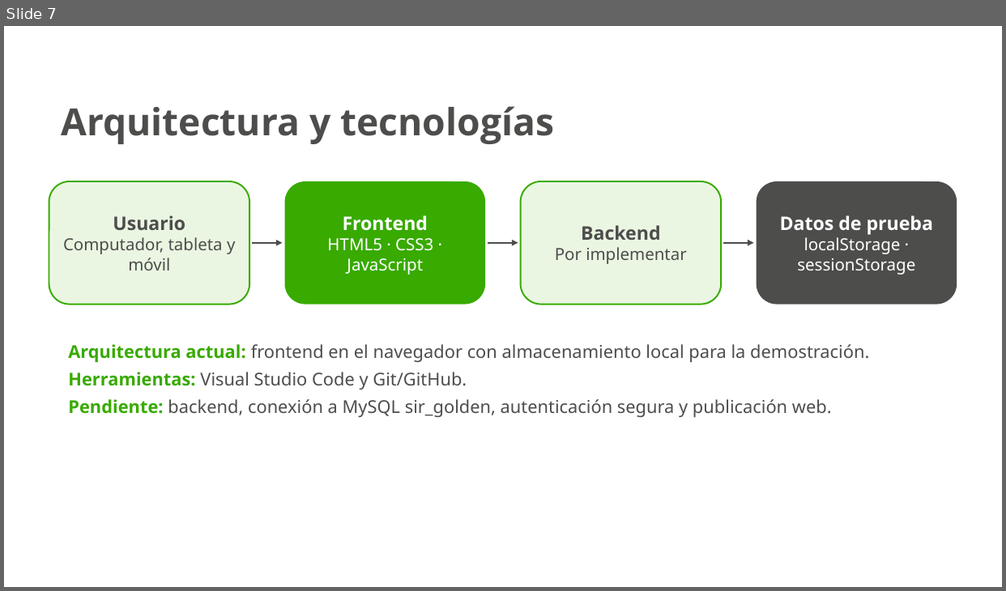
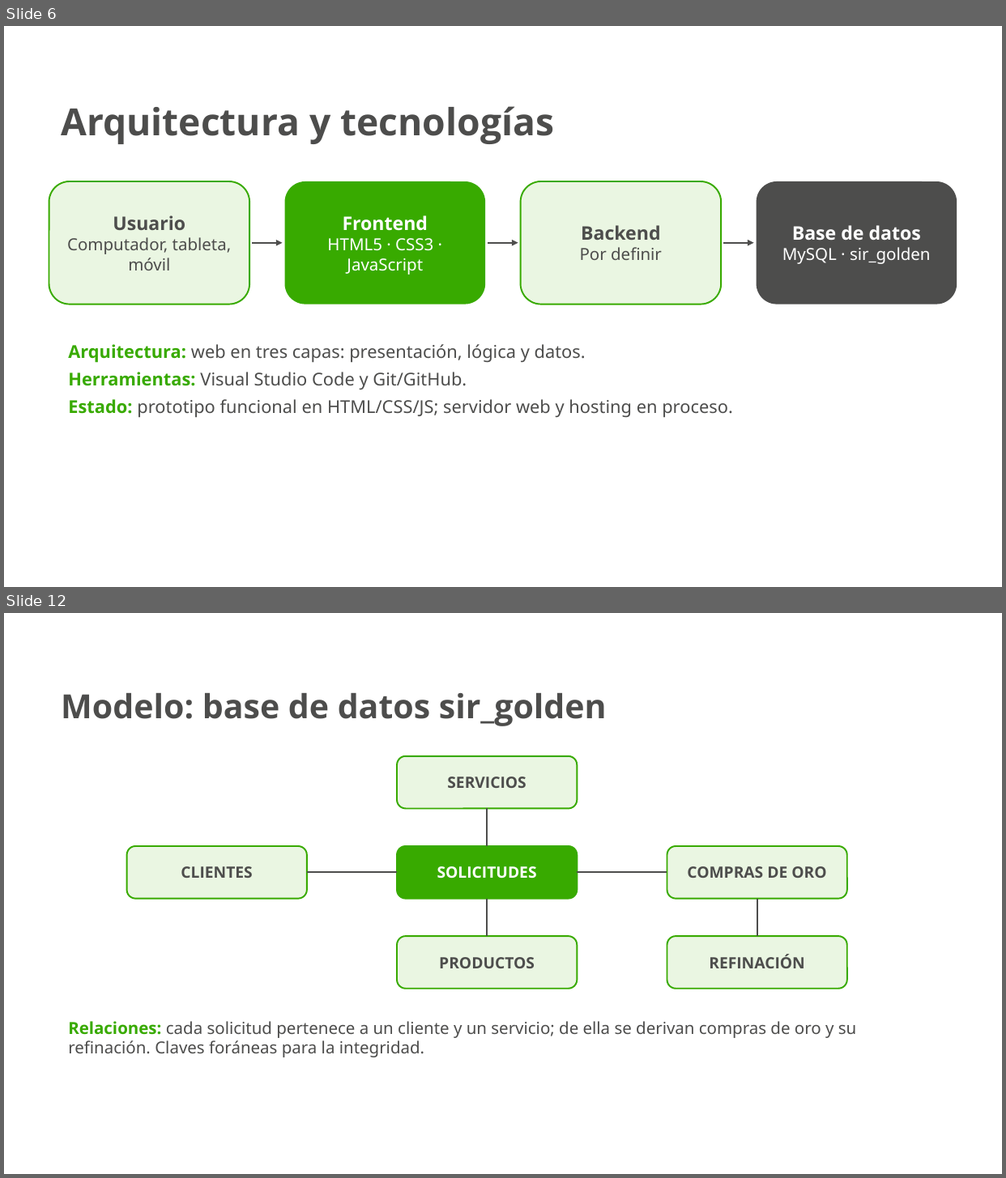
Before and after one commit to JesusArturoRincon21/Proyecto-Sena, a slide deck: docs/presentacion/Yesids_Treasure_Pitch.pptx. Shown one above the other, each under a label of ours: slide 7 before the commit, slides 6 and 12 after it; the slides between them are not shown. The pictures are 1006x591 and 1006x1178 pixels, drawn with LibreOffice and Linux fonts; fonts in the diff are those of the drawing; background and template pictures are left out. Boxes give left, top, right and bottom in pixels: in the first picture for what was removed or moved away, otherwise in the second. Text is boxed around its words. In the diff, an @@ line names an element or a change of style, - is before the commit and + after.

```diff
--- a/docs/presentacion/Yesids_Treasure_Pitch.pptx
+++ b/docs/presentacion/Yesids_Treasure_Pitch.pptx
@@ slide 12 added at [4,613,1002,1174], background picture (left out) @@
@@ text added at [61,693,607,726], 32 pt, text #4D4D4C, bold @@
+Modelo: base de datos sir_golden
@@ rounded rectangle added at [397,756,577,808], fill #EAF6E2, outline #38AA00 1.5 pt, 15 pt, text #4D4D4C, bold @@
+SERVICIOS
@@ line added from (487, 808) to (487, 846), #4D4D4C 1.75 pt @@
@@ rounded rectangle added at [127,846,307,899], fill #EAF6E2, outline #38AA00 1.5 pt, 15 pt, text #4D4D4C, bold @@
+CLIENTES
@@ rounded rectangle added at [397,846,577,899], fill #38AA00, outline #38AA00 1.5 pt, 15 pt, text #FFFFFF, bold @@
+SOLICITUDES
@@ rounded rectangle added at [667,846,848,899], fill #EAF6E2, outline #38AA00 1.5 pt, 15 pt, text #4D4D4C, bold @@
+COMPRAS DE ORO
@@ line added from (307, 873) to (397, 873), #4D4D4C 1.75 pt @@
@@ line added from (577, 873) to (667, 873), #4D4D4C 1.75 pt @@
@@ line added from (487, 899) to (487, 936), #4D4D4C 1.75 pt @@
@@ line added from (757, 899) to (757, 936), #4D4D4C 1.75 pt @@
@@ rounded rectangle added at [397,936,577,989], fill #EAF6E2, outline #38AA00 1.5 pt, 15 pt, text #4D4D4C, bold @@
+PRODUCTOS
@@ rounded rectangle added at [667,936,848,989], fill #EAF6E2, outline #38AA00 1.5 pt, 15 pt, text #4D4D4C, bold @@
+REFINACIÓN
@@ text added at [68,1021,856,1058], 16 pt, text #4D4D4C @@
+Relaciones: cada solicitud pertenece a un cliente y un servicio; de ella se derivan compras de oro y su refinación. Claves foráneas para la integridad.
@@ what was slide 7 is now slide 6 @@
@@ slide 6 changed as well @@
@@ text in rounded rectangle at [67,237,232,271]: text changed @@
-Computador, tableta y móvil
+Computador, tableta, móvil
@@ text in rounded rectangle at [782,225,931,264]: text changed @@
-Datos de prueba
-localStorage · sessionStorage
+Base de datos
+MySQL · sir_golden
@@ text in rounded rectangle at [580,247,662,260]: text changed @@
-Por implementar
+Por definir
@@ text at [68,344,586,363]: text changed @@
-Arquitectura actual: frontend en el navegador con almacenamiento local para la demostración.
+Arquitectura: web en tres capas: presentación, lógica y datos.
@@ text at [68,399,733,418]: text changed @@
-Pendiente: backend, conexión a MySQL sir_golden, autenticación segura y publicación web.
+Estado: prototipo funcional en HTML/CSS/JS; servidor web y hosting en proceso.
```
Also in this commit, not shown: 10 other slides changed, 1 slide removed, 9 other files.
